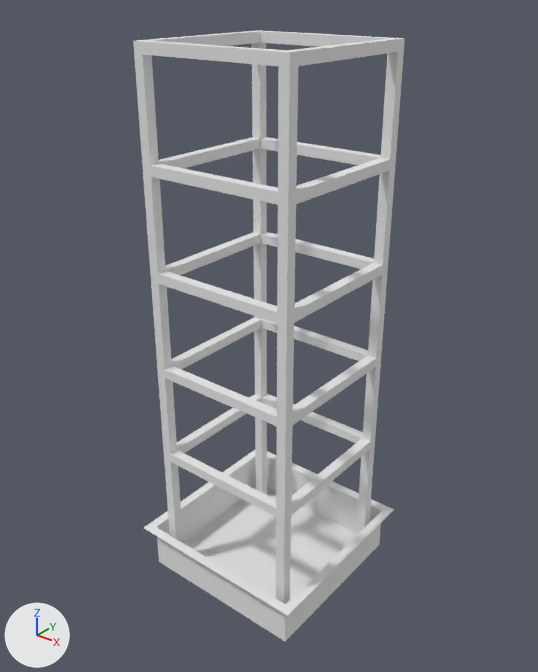
Renders of the Blender file Content/Blender/Victorian/BuildingConstrction.blend from each side of a commit.
Both versions are drawn from a 50 mm lens placed at (4.13, -5.2, 4.49), pointed at (-0.02, -0.01, 1.27). Arrows for +X, +Y and +Z are at lower left; the lights stay in place.
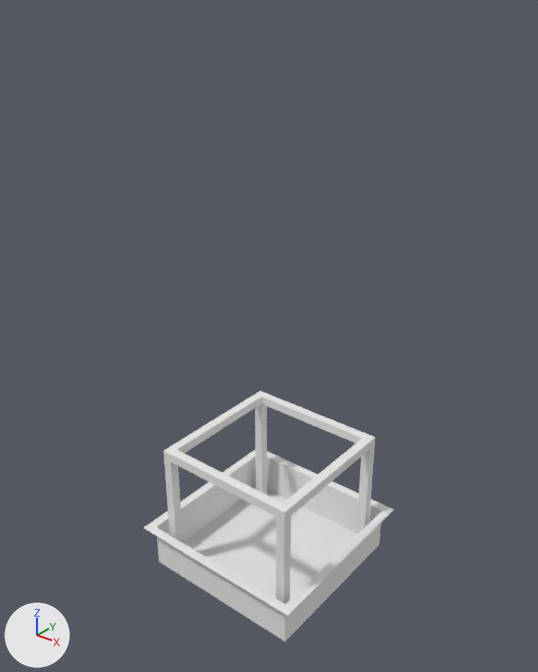
Boxes [x1, y1, x2, y2] around the edits, measured in the pictures (538 x 672 px):
'Cube.030', hidden: before [133, 30, 405, 194]
'Cube.043', hidden: before [142, 137, 396, 315]
'Cube.021', hidden: before [150, 232, 388, 421]
'Cube.019', hidden: before [157, 317, 381, 512]

Patch to the scene script:
```diff
--- a/Content/Blender/Victorian/BuildingConstrction.blend.py
+++ b/Content/Blender/Victorian/BuildingConstrction.blend.py
@@ ob_cube_043 @@
 ob_cube_043.scale = (0.7, 0.05, 0.05)
+ob_cube_043.hide_render = True
@@ ob_cube_021 @@
 ob_cube_021.scale = (0.7, 0.05, 0.05)
+ob_cube_021.hide_render = True
@@ ob_cube_019 @@
 ob_cube_019.scale = (0.7, 0.05, 0.05)
+ob_cube_019.hide_render = True
@@ ob_cube_030 @@
 ob_cube_030.scale = (0.05, 0.05, 0.4)
+ob_cube_030.hide_render = True
```
